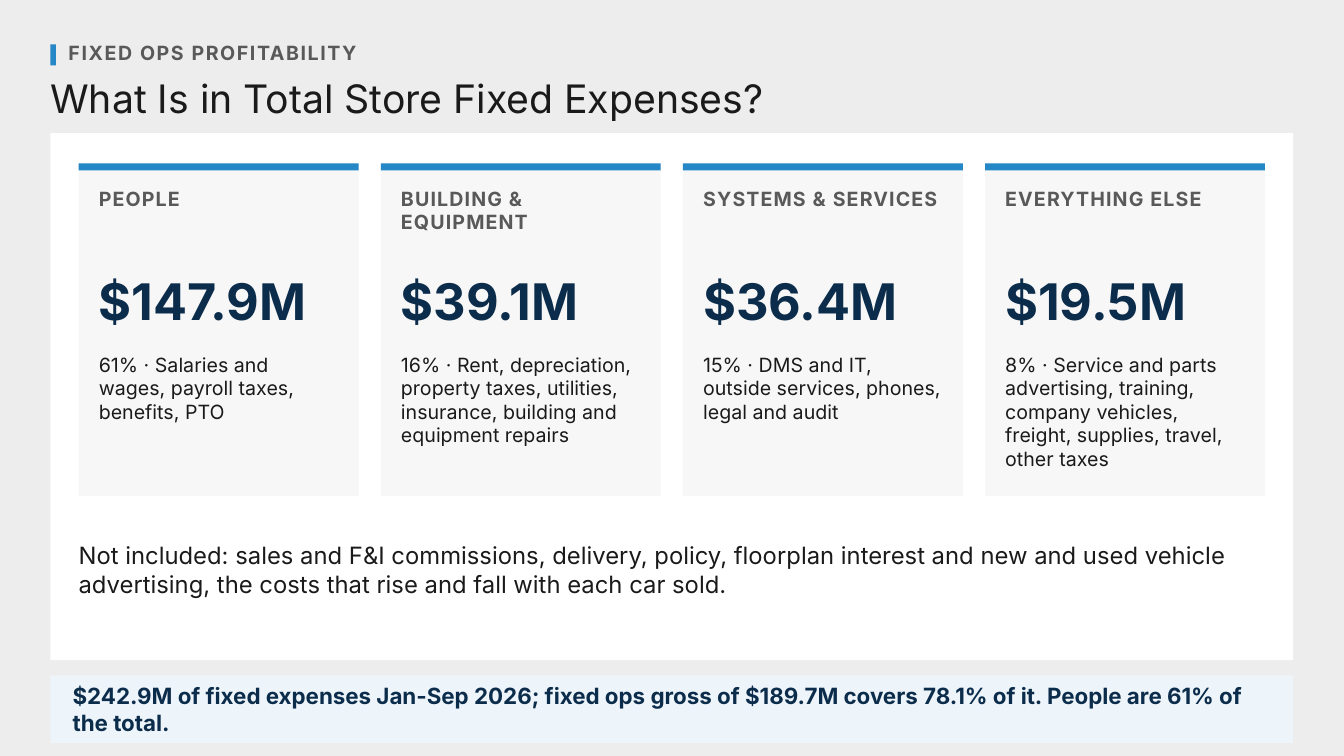
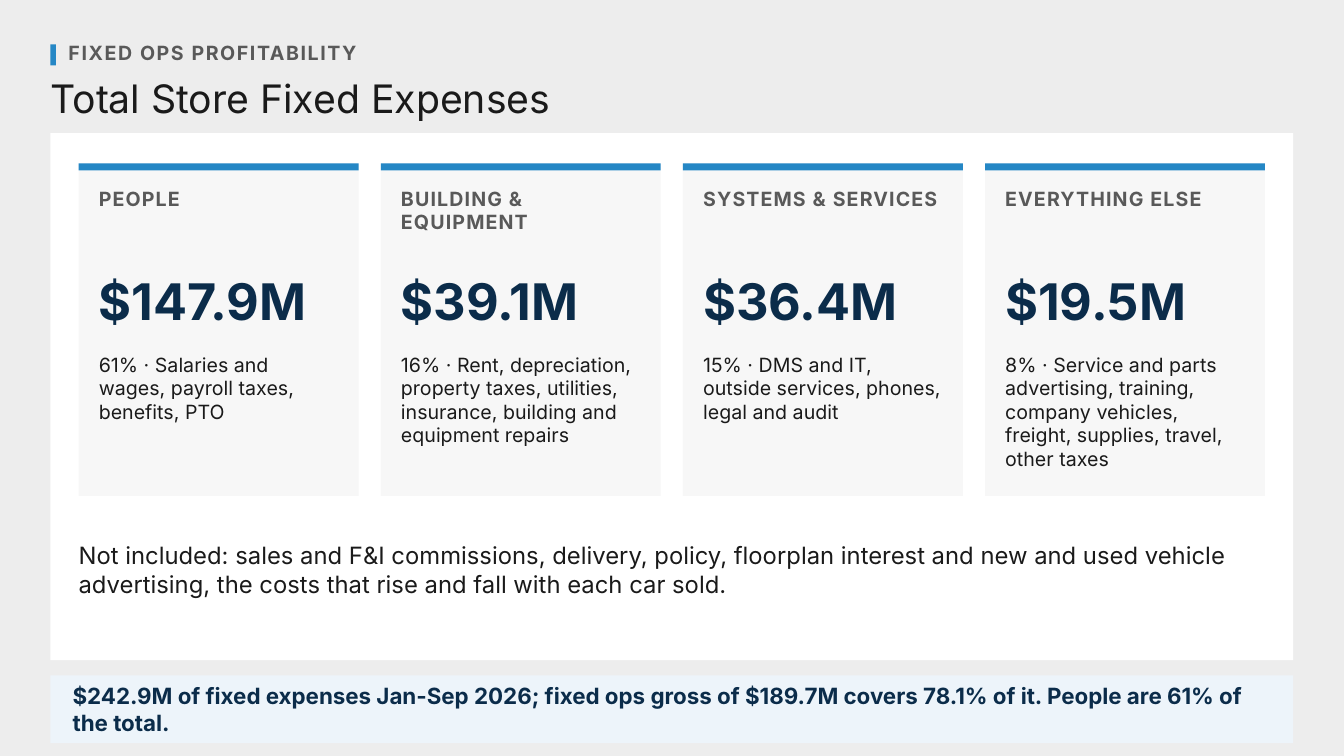
Before and after one commit to Ndresner/Noah, a slide deck: slide 2 of day2-deck/decks/Fixed Absorption & Net Profit - House Style.pptx. Drawn at 1344x756 pixels with LibreOffice and Linux fonts; fonts in the diff are those of the drawing. Boxes give left, top, right and bottom in pixels: in the first picture for what was removed or moved away, otherwise in the second. Text is boxed around its words. In the diff, an @@ line names an element or a change of style, - is before the commit and + after.

```diff
--- a/day2-deck/decks/Fixed Absorption & Net Profit - House Style.pptx
+++ b/day2-deck/decks/Fixed Absorption & Net Profit - House Style.pptx
@@ text at (50, 83, 550, 121): text changed @@
-What Is in Total Store Fixed Expenses?
+Total Store Fixed Expenses
```
Also in this commit, not shown: 2 other slides changed, 9 other files.
